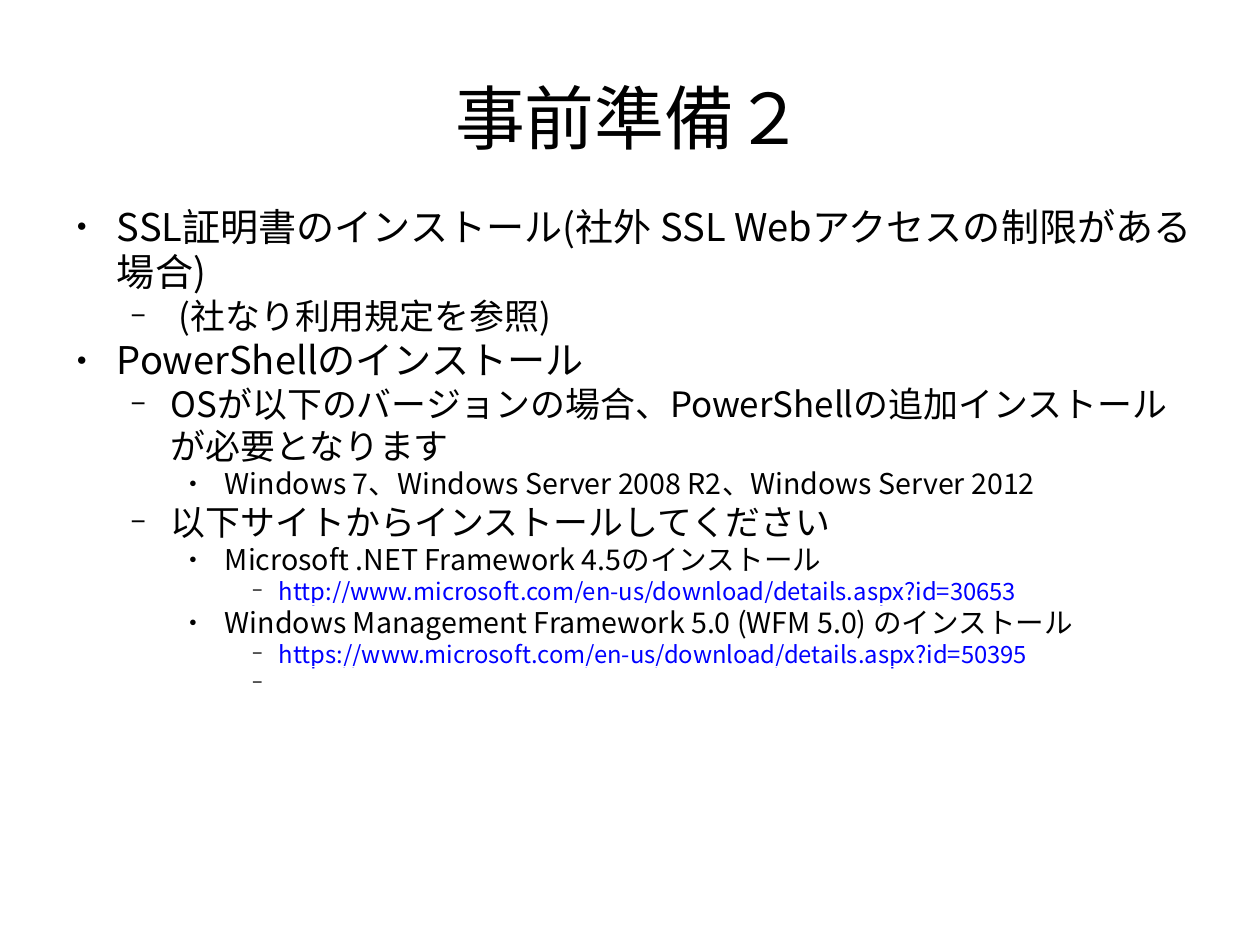
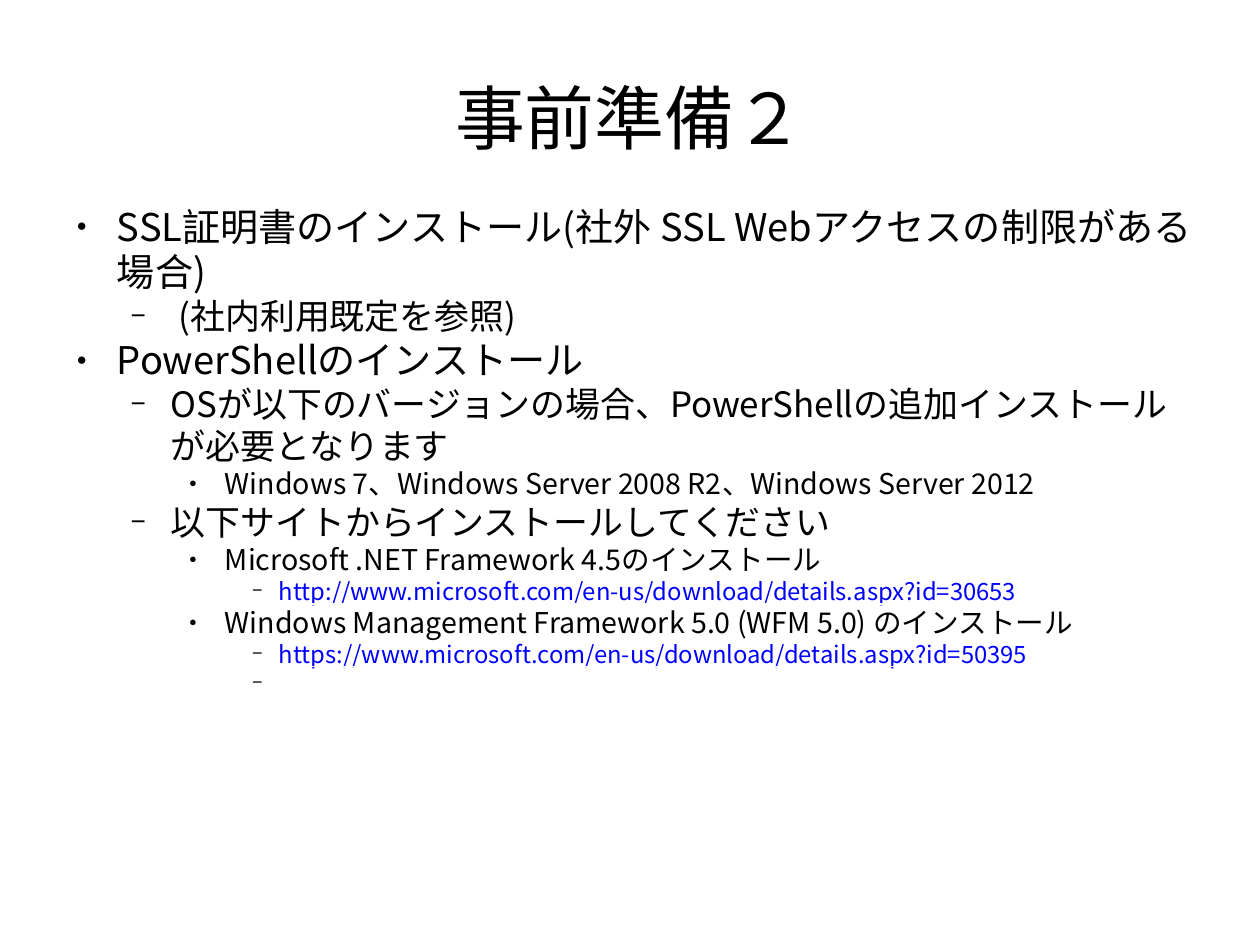
Before and after one commit to frsw3nr/gradle-server-acceptance, a slide deck: slide 5 of docs/jp/tutorial_test_pc.pptx. Drawn at 1260x945 pixels with LibreOffice and Linux fonts; fonts in the diff are those of the drawing. Boxes give left, top, right and bottom in pixels: in the first picture for what was removed or moved away, otherwise in the second. Text is boxed around its words. In the diff, an @@ line names an element or a change of style, - is before the commit and + after.

```diff
--- a/docs/jp/tutorial_test_pc.pptx
+++ b/docs/jp/tutorial_test_pc.pptx
@@ text at (179,299,516,336): text changed @@
-  − (社なり利用規定を参照)
+  − (社内利用既定を参照)
```
Also in this commit, not shown: 2 other slides changed, 2 other files.
